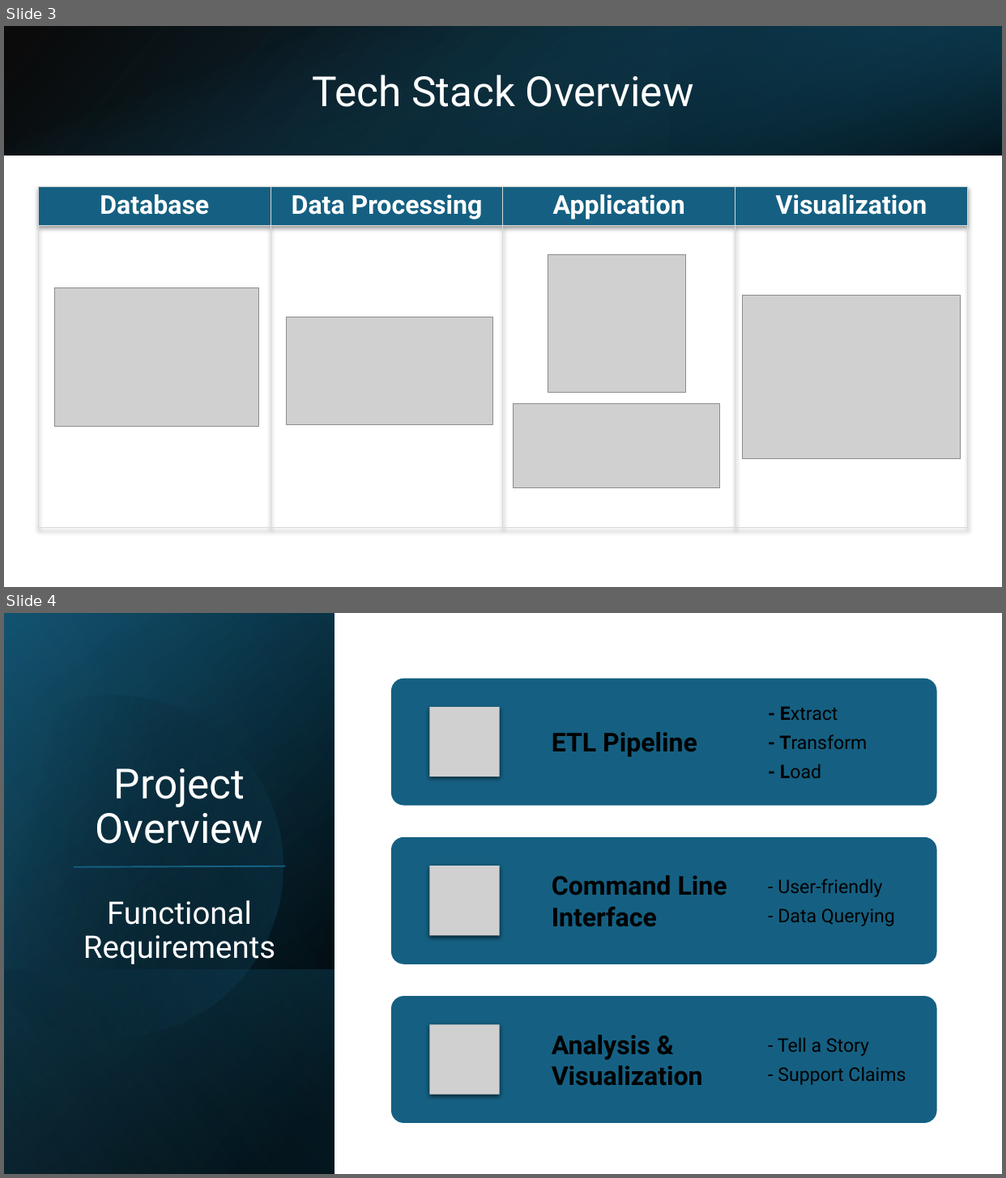
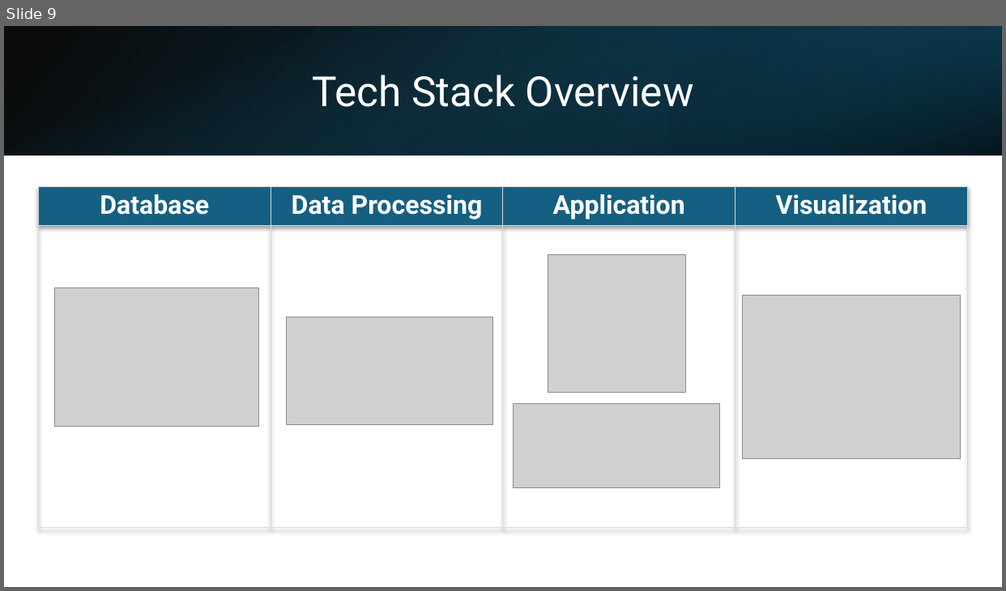
Before and after one commit to kencopas/Projects, a slide deck: Capstone/docs/Kenneth Copas - Capstone Presentation.pptx. Shown one above the other, each under a label of ours: slides 3 and 4 before the commit, slide 9 after it. The pictures are 1006x1178 and 1006x591 pixels, drawn with LibreOffice and Linux fonts; fonts in the diff are those of the drawing; grey boxes stand for pictures. Boxes give left, top, right and bottom in pixels: in the first picture for what was removed or moved away, otherwise in the second. Text is boxed around its words. In the diff, an @@ line names an element or a change of style, - is before the commit and + after.

```diff
--- a/Capstone/docs/Kenneth Copas - Capstone Presentation.pptx
+++ b/Capstone/docs/Kenneth Copas - Capstone Presentation.pptx
@@ slide 4 removed at <box>4,613,1002,1174</box>, background #FFFFFF @@
@@ rectangle removed at <box>4,613,335,1174</box> @@
@@ rectangle removed at <box>4,614,335,1174</box> @@
@@ rectangle removed at <box>4,613,335,1174</box> @@
@@ freeform shape removed at <box>4,655,324,1072</box> @@
@@ title removed at <box>83,769,275,965</box> @@
-Project Overview
-Functional Requirements
@@ line removed from (74, 867) to (286, 866) @@
@@ rectangle removed at <box>4,969,335,1174</box> @@
@@ group removed at <box>391,678,937,1123</box>: 6 texts, 3 rounded rectangles, 3 pictures @@
-ETL Pipeline
-- Extract
-- Transform
-- Load
-Command Line Interface
-- User-friendly
-- Data Querying
-Analysis & Visualization
-- Tell a Story
-- Support Claims
@@ what was slide 3 is now slide 9 @@
```
Also in this commit, not shown: 3 slides changed, 2 slides added, 4 other files.
